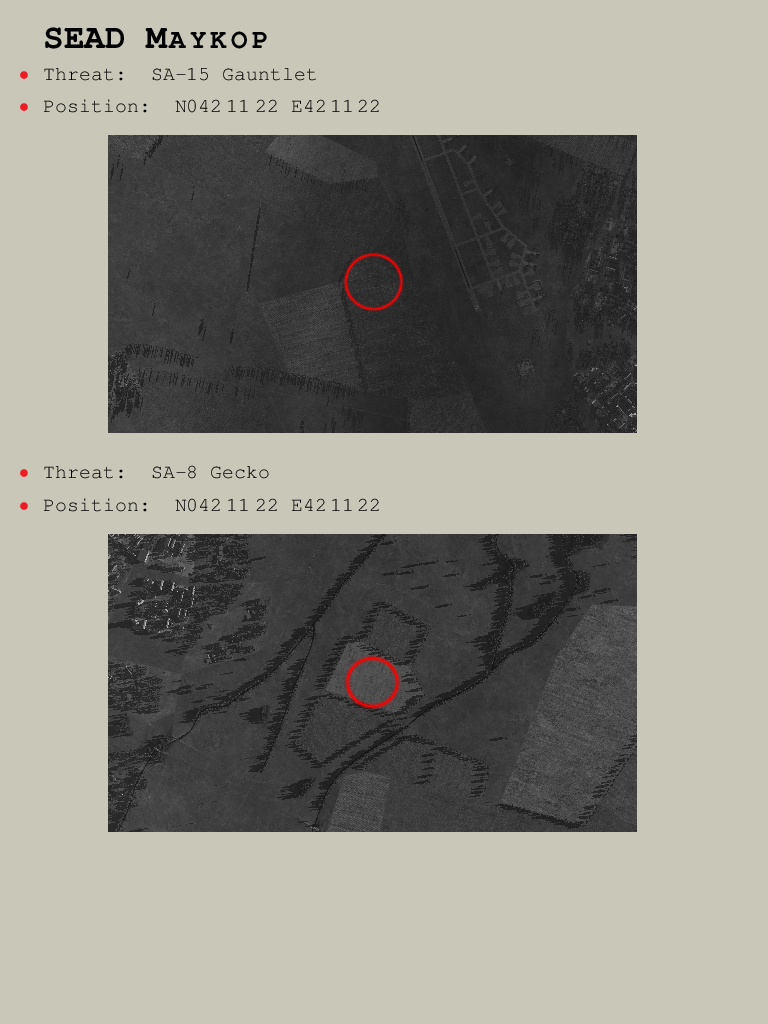
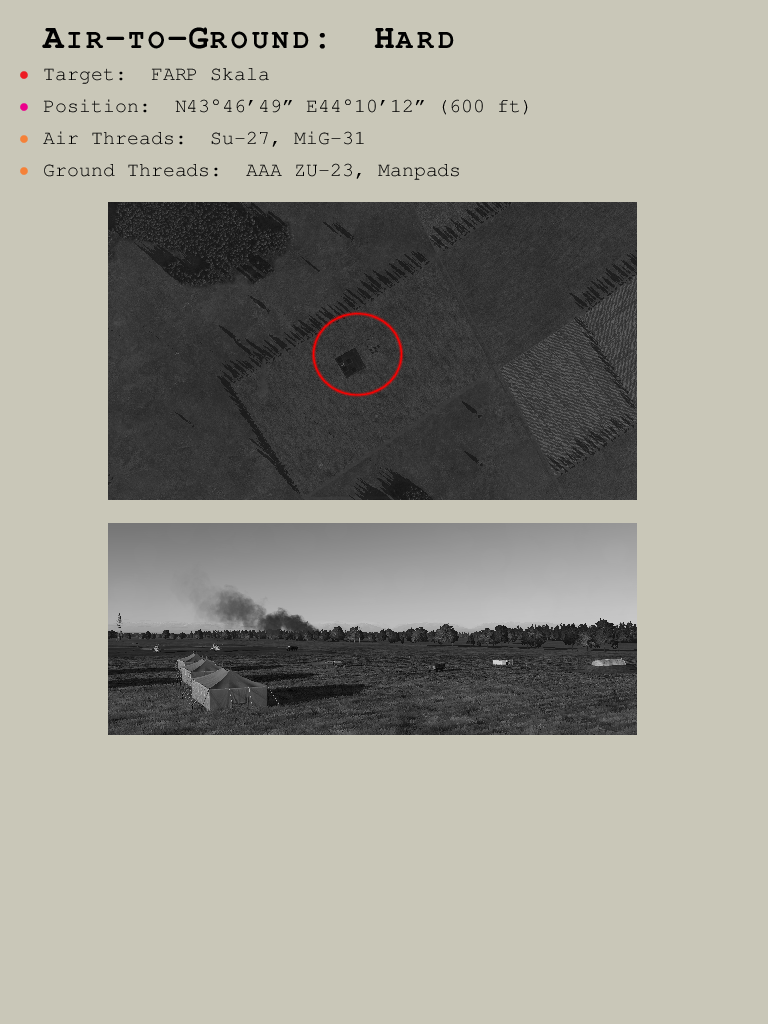
Layer changes from the first (768, 1024) image to the second:
painted on "Clipboard" over [20,27,637,832]
